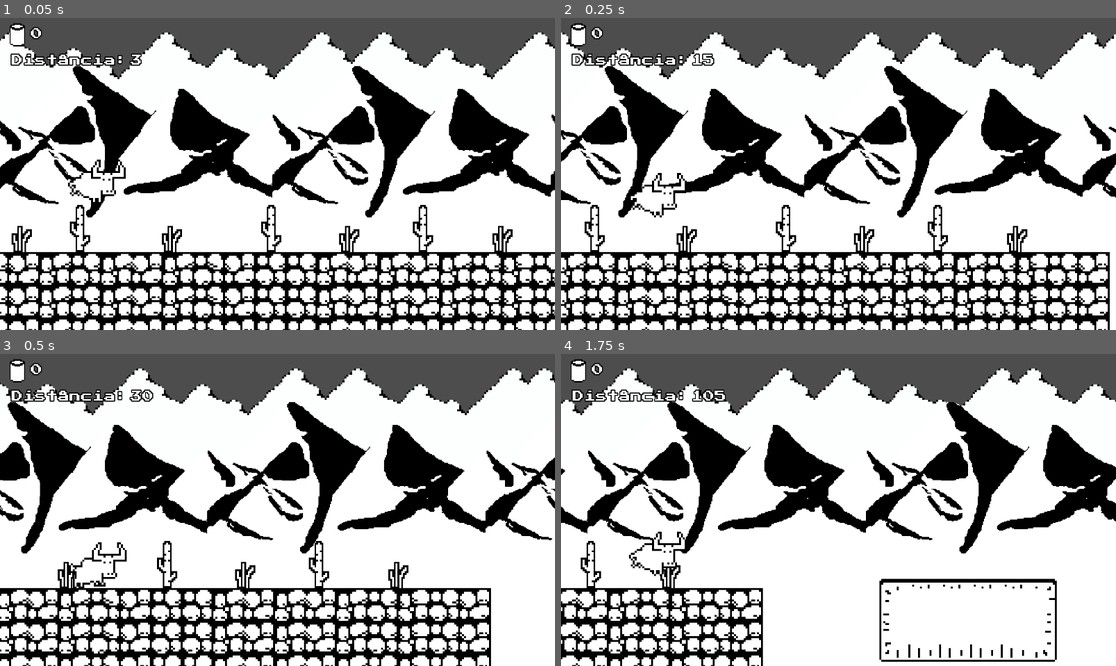
Above: before the commit, frames 1-4 (two rows, left to right).
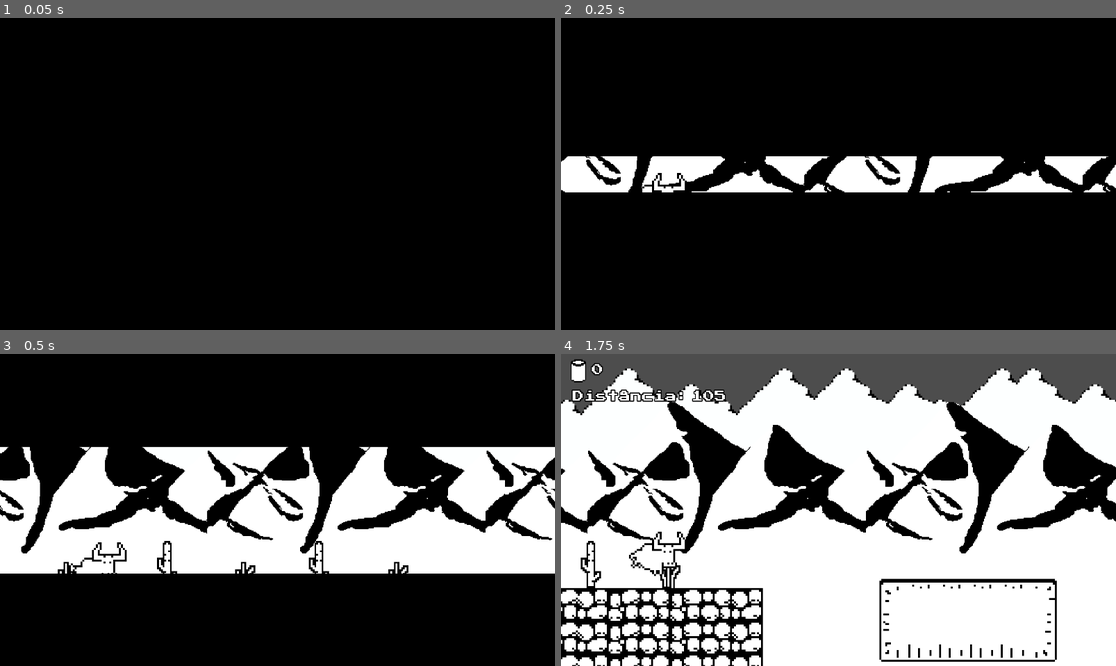
Above: after the commit, the same moments.

Repository: TaubatexasRobotics/new-crazy-bull
Game: Godot game, scene res://scenes/level.tscn
The game is run twice, just before and just after one commit, with the same random seed, the same clock (stepped at 60 frames per second) and the same inputs.
Inputs:
- Up to frame 1 (0.05 s): no input
- Up to frame 2 (0.25 s): no input
- Up to frame 3 (0.5 s): no input
- Up to frame 4 (1.75 s): tap Enter (ui_accept) at 0.5, 0.77, 1.52 s

The runs differ from the first frame. In frame 1, 75% of the frame differs, in the area x 0-100%, y 0-100%; in frame 2, 68%; in frame 3, 48%; in frame 4, nothing differs.

Commit message:
Add transitions

Diff:
--- a/scenes/level.tscn
+++ b/scenes/level.tscn
@@ -10,6 +10,7 @@
 [ext_resource type="PackedScene" uid="uid://dpnlorbvyfbx7" path="res://scenes/ground6.tscn" id="7_8c41q"]
 [ext_resource type="PackedScene" uid="uid://ckrm5blo5aup3" path="res://scenes/background.tscn" id="9_8c41q"]
 [ext_resource type="PackedScene" uid="uid://deaodffn5uas8" path="res://scenes/ui.tscn" id="9_olg7q"]
+[ext_resource type="PackedScene" uid="uid://cwk3ibh2tsj8y" path="res://scenes/transition.tscn" id="11_t1rx8"]
 
 [sub_resource type="RectangleShape2D" id="RectangleShape2D_w8frs"]
 size = Vector2(57, 965)
@@ -53,5 +54,7 @@
 [node name="Background" parent="." unique_id=1686364052 instance=ExtResource("9_8c41q")]
 z_index = -2
 
+[node name="Transition" parent="." unique_id=1016674332 instance=ExtResource("11_t1rx8")]
+
 [connection signal="timeout" from="Timer" to="." method="_on_timer_timeout"]
 [connection signal="area_entered" from="DeleteBodies" to="." method="_on_delete_bodies_area_entered"]
--- /dev/null
+++ b/scenes/transition.tscn
@@ -0,0 +1,83 @@
+[gd_scene format=3 uid="uid://cwk3ibh2tsj8y"]
+
+[ext_resource type="Script" uid="uid://djlfajhf33w4p" path="res://scripts/transition.gd" id="1_rerct"]
+
+[sub_resource type="Animation" id="Animation_rerct"]
+length = 0.001
+tracks/0/type = "value"
+tracks/0/imported = false
+tracks/0/enabled = true
+tracks/0/path = NodePath("down:size")
+tracks/0/interp = 1
+tracks/0/loop_wrap = true
+tracks/0/keys = {
+"times": PackedFloat32Array(0),
+"transitions": PackedFloat32Array(1),
+"update": 0,
+"values": [Vector2(1179, 374)]
+}
+tracks/1/type = "value"
+tracks/1/imported = false
+tracks/1/enabled = true
+tracks/1/path = NodePath("up:size")
+tracks/1/interp = 1
+tracks/1/loop_wrap = true
+tracks/1/keys = {
+"times": PackedFloat32Array(0),
+"transitions": PackedFloat32Array(1),
+"update": 0,
+"values": [Vector2(1179, 374)]
+}
+
+[sub_resource type="Animation" id="Animation_f0i4t"]
+resource_name = "open"
+tracks/0/type = "value"
+tracks/0/imported = false
+tracks/0/enabled = true
+tracks/0/path = NodePath("down:size")
+tracks/0/interp = 1
+tracks/0/loop_wrap = true
+tracks/0/keys = {
+"times": PackedFloat32Array(0, 1),
+"transitions": PackedFloat32Array(1, 1),
+"update": 0,
+"values": [Vector2(1179, 374), Vector2(1189, 0)]
+}
+tracks/1/type = "value"
+tracks/1/imported = false
+tracks/1/enabled = true
+tracks/1/path = NodePath("up:size")
+tracks/1/interp = 1
+tracks/1/loop_wrap = true
+tracks/1/keys = {
+"times": PackedFloat32Array(0, 1),
+"transitions": PackedFloat32Array(1, 1),
+"update": 0,
+"values": [Vector2(1179, 374), Vector2(1176, 0)]
+}
+
+[sub_resource type="AnimationLibrary" id="AnimationLibrary_px735"]
+_data = {
+&"RESET": SubResource("Animation_rerct"),
+&"open": SubResource("Animation_f0i4t")
+}
+
+[node name="Transition" type="CanvasLayer" unique_id=1016674332]
+visible = false
+script = ExtResource("1_rerct")
+
+[node name="up" type="ColorRect" parent="." unique_id=681281166]
+offset_right = 1179.0
+offset_bottom = 374.0
+color = Color(0, 0, 0, 1)
+
+[node name="down" type="ColorRect" parent="." unique_id=3611063]
+offset_left = 1169.0
+offset_top = 649.0
+offset_right = 2348.0
+offset_bottom = 1023.0
+rotation = 3.1415927
+color = Color(0, 0, 0, 1)
+
+[node name="AnimationPlayer" type="AnimationPlayer" parent="." unique_id=141877065]
+libraries/ = SubResource("AnimationLibrary_px735")
--- a/scenes/ui.tscn
+++ b/scenes/ui.tscn
@@ -1,7 +1,7 @@
 [gd_scene format=3 uid="uid://deaodffn5uas8"]
 
 [ext_resource type="FontFile" uid="uid://tguwnmyouw7x" path="res://assets/fonts/press_start_2p.ttf" id="1_nt7q6"]
-[ext_resource type="Script" uid="uid://iqxr6toatoa0" path="res://scenes/ui.gd" id="1_yev5y"]
+[ext_resource type="Script" uid="uid://iqxr6toatoa0" path="res://scripts/ui.gd" id="1_yev5y"]
 [ext_resource type="Texture2D" uid="uid://cjnqymh2x7m2x" path="res://sprites/can.png" id="2_x4jx1"]
 
 [sub_resource type="FontVariation" id="FontVariation_nt7q6"]
--- a/scripts/scroll_body.gd
+++ b/scripts/scroll_body.gd
@@ -12,7 +12,6 @@
 		var instance = can.instantiate()
 		instance.position = markers[randindex].position
 		add_child(instance)
-		print(instance)
 
 func _physics_process(_delta: float) -> void:
 	position.x -= speed
--- /dev/null
+++ b/scripts/transition.gd
@@ -0,0 +1,19 @@
+class_name Transition extends CanvasLayer
+
+@onready var animation : AnimationPlayer = $AnimationPlayer
+
+func _ready() -> void:
+	visible = true
+	animation.play("open")
+
+func fade_in(target: String) -> void:
+	animation.play("open")
+	await animation.animation_finished
+	get_tree().change_scene_to_file("res://scenes/" + target + ".tscn")
+	animation.play_backwards("open")
+
+func play_fade_in() -> void:
+	animation.play("open")
+
+func play_fade_out() -> void:
+	animation.play_backwards("open")
Not shown, added: scripts/transition.gd.uid
Renamed: scenes/ui.gd -> scripts/ui.gd
Renamed: scenes/ui.gd.uid -> scripts/ui.gd.uid
